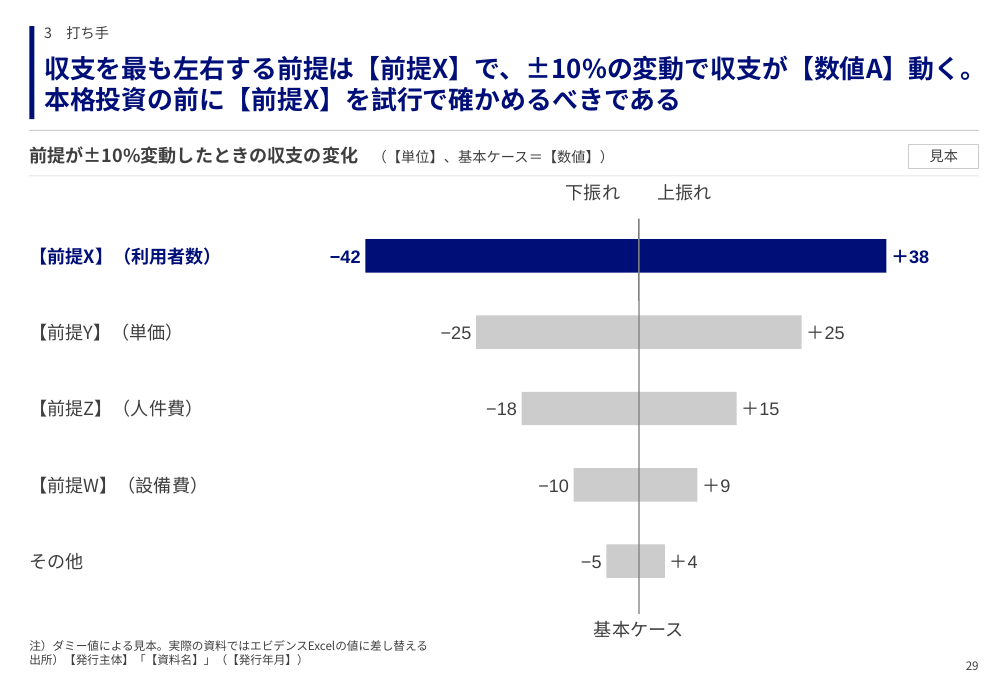
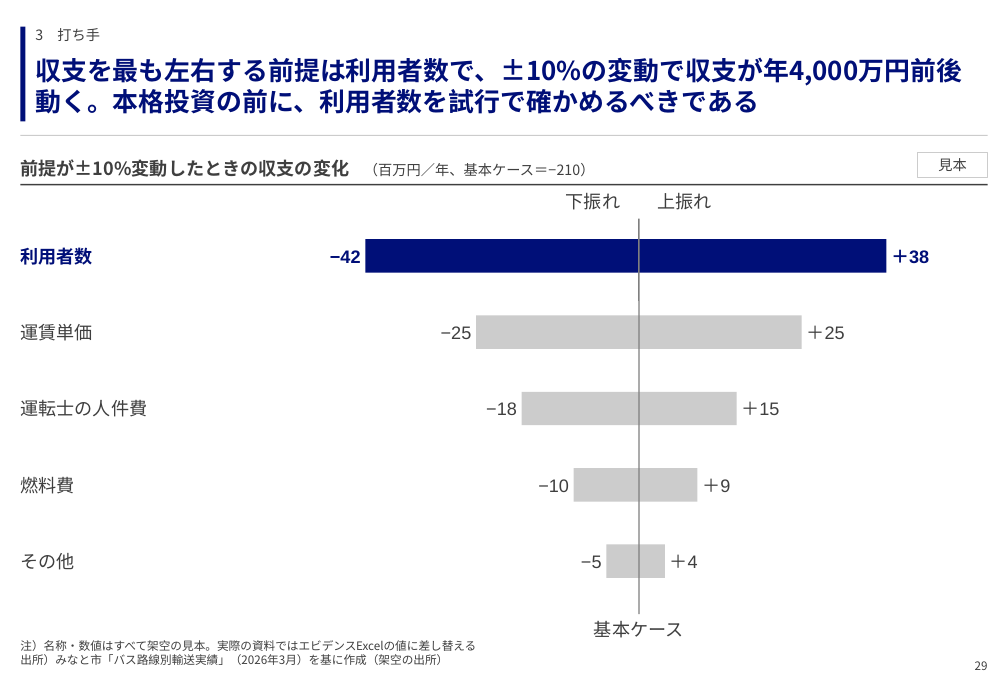
Before and after one commit to GontaHH/slide_builder, a slide deck: slide 29 of patterns/pattern-deck.pptx. Drawn at 1008x698 pixels with LibreOffice and Linux fonts; fonts in the diff are those of the drawing. Boxes give left, top, right and bottom in pixels: in the first picture for what was removed or moved away, otherwise in the second. Text is boxed around its words. In the diff, an @@ line names an element or a change of style, - is before the commit and + after.

```diff
--- a/patterns/pattern-deck.pptx
+++ b/patterns/pattern-deck.pptx
@@ rectangle: place and size @@
-rectangle at box(30, 26, 35, 119)
+rectangle at box(20, 27, 26, 122)
@@ text "3 打ち手": place and size @@
-text "3 打ち手" at box(44, 26, 109, 39)
+text "3 打ち手" at box(35, 28, 100, 41)
@@ text at box(35, 57, 962, 114): text changed @@
-収支を最も左右する前提は【前提X】で、±10%の変動で収支が【数値A】動く。本格投資の前に【前提X】を試行で確かめるべきである
+収支を最も左右する前提は利用者数で、±10%の変動で収支が年4,000万円前後動く。本格投資の前に、利用者数を試行で確かめるべきである
@@ line moved from (30, 130) - (979, 130) to (20, 136) - (988, 136) @@
@@ text at box(20, 159, 595, 177): text changed @@
-前提が±10%変動したときの収支の変化 （【単位】、基本ケース＝【数値】）
+前提が±10%変動したときの収支の変化 （百万円／年、基本ケース＝−210）
@@ text "前提が±10%変動したときの収支の変化 （百万円／年、基本ケース＝−210）" at box(20, 159, 595, 177): vertical alignment top to bottom @@
@@ rectangle "見本": place and size @@
-rectangle "見本" at box(909, 144, 979, 168)
+rectangle "見本" at box(918, 153, 988, 177)
@@ line moved from (30, 176) - (979, 176) to (20, 184) - (988, 184) @@
@@ line (20, 184) - (988, 184): stroke #CCCCCC 0.5 pt to #3F3F3F 1.25 pt @@
@@ text "下振れ": place and size @@
-text "下振れ" at box(566, 184, 620, 201)
+text "下振れ" at box(566, 193, 620, 210)
@@ text "上振れ": place and size @@
-text "上振れ" at box(657, 184, 711, 201)
+text "上振れ" at box(657, 193, 711, 210)
@@ text at box(20, 247, 92, 265): text changed @@
-【前提X】（利用者数）
+利用者数
@@ text at box(20, 324, 92, 341): text changed @@
-【前提Y】（単価）
+運賃単価
@@ text at box(20, 400, 147, 417): text changed @@
-【前提Z】（人件費）
+運転士の人件費
@@ text at box(20, 477, 74, 494): text changed @@
-【前提W】（設備費）
+燃料費
@@ text "その他": place and size @@
-text "その他" at box(29, 553, 83, 570)
+text "その他" at box(20, 553, 74, 570)
@@ text at box(20, 640, 476, 665): text changed @@
-注）ダミー値による見本。実際の資料ではエビデンスExcelの値に差し替える
-出所）【発行主体】「【資料名】」（【発行年月】）
+注）名称・数値はすべて架空の見本。実際の資料ではエビデンスExcelの値に差し替える
+出所）みなと市「バス路線別輸送実績」（2026年3月）を基に作成（架空の出所）
@@ text "29": place and size @@
-text "29" at box(966, 661, 979, 670)
+text "29" at box(975, 661, 988, 670)
```
Also in this commit, not shown: 74 other slides changed, 37 slides added, 30 slides removed, 18 other files.
